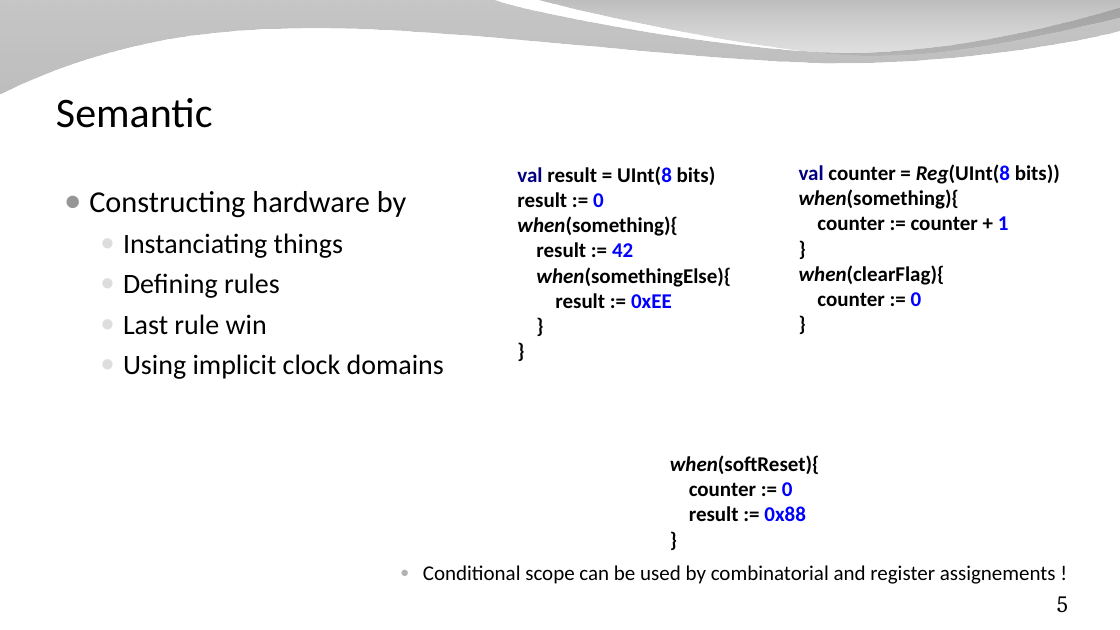
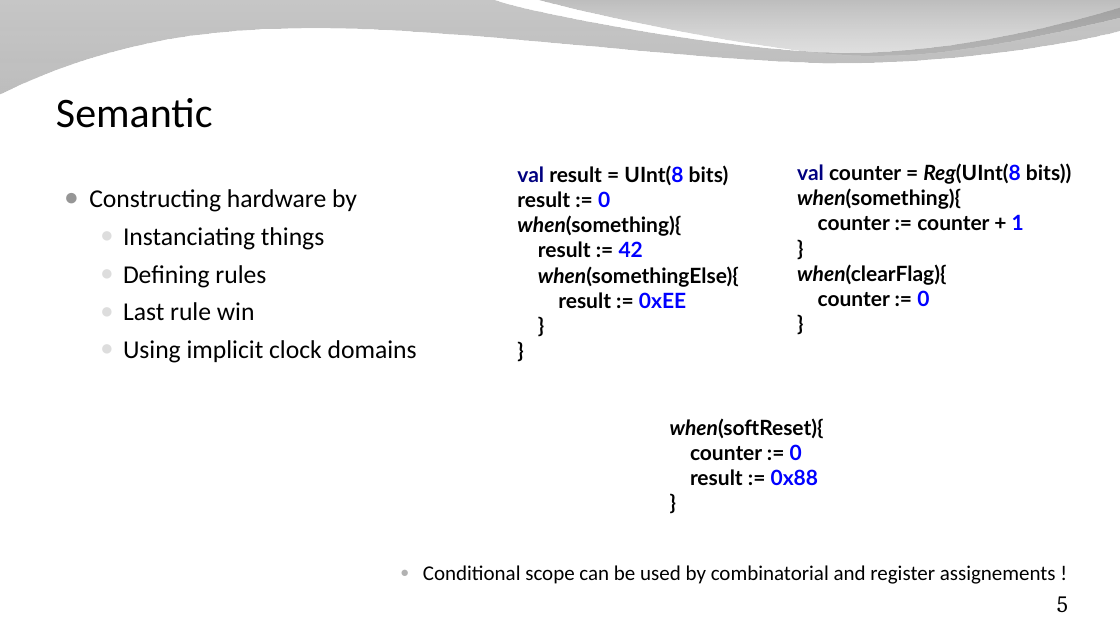
Before and after one commit to SpinalHDL/SpinalDoc, a slide deck: slide 5 of presentation/en/workshop/equivalence.odp. Drawn at 1120x630 pixels with LibreOffice and Linux fonts; fonts in the diff are those of the drawing; background and template pictures are left out. Boxes give left, top, right and bottom in pixels: in the first picture for what was removed or moved away, otherwise in the second. Text is boxed around its words. In the diff, an @@ line names an element or a change of style, - is before the commit and + after.

```diff
--- a/presentation/en/workshop/equivalence.odp
+++ b/presentation/en/workshop/equivalence.odp
@@ text "Constructing hardware by" at (x1=89, y1=189, x2=417, y2=363): size 26 to 22 pt in "Constructing hardware by"; size 24 to 22 pt in "Instanciating things", "Defining rules", "Last rule win", "Using implicit clock domains" @@
@@ font Calibri to Lato in 3 elements at (x1=797, y1=163, x2=1071, y2=306), (x1=517, y1=165, x2=739, y2=308), (x1=670, y1=418, x2=824, y2=485) @@
@@ text "when(softReset){ counter := 0 result ..." moved from (x1=670, y1=455, x2=819, y2=521) to (x1=670, y1=418, x2=824, y2=485) @@
```
Also in this commit, not shown: 9 other slides changed, 11 other files.
